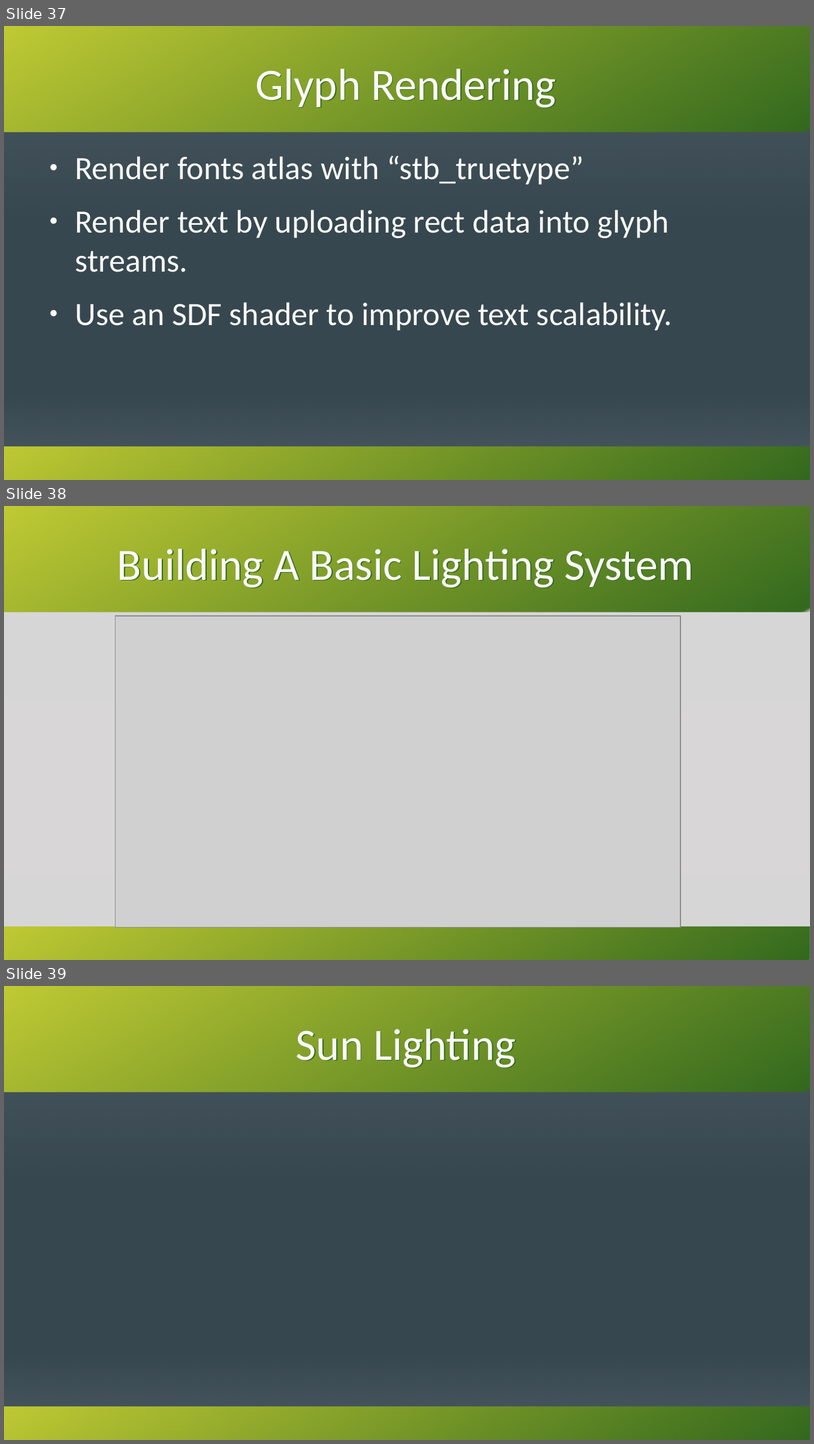
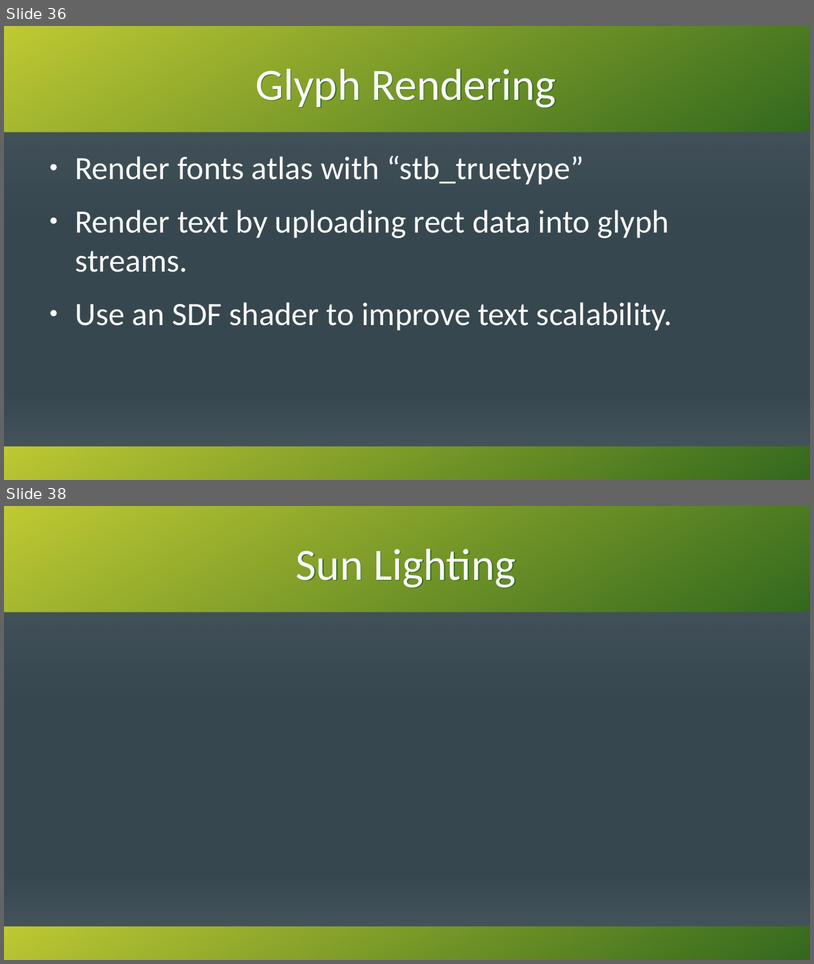
Before and after one commit to KenzieMac130/CitrusToolbox, a slide deck: docs/MovingToGpuDrivenRendering.odp. Shown one above the other, each under a label of ours: slides 37, 38 and 39 before the commit, slides 36 and 38 after it; the slides between them are not shown. The pictures are 814x1444 and 814x964 pixels, drawn with LibreOffice and Linux fonts; fonts in the diff are those of the drawing; grey boxes stand for pictures. Boxes give left, top, right and bottom in pixels: in the first picture for what was removed or moved away, otherwise in the second. Text is boxed around its words. In the diff, an @@ line names an element or a change of style, - is before the commit and + after.

```diff
--- a/docs/MovingToGpuDrivenRendering.odp
+++ b/docs/MovingToGpuDrivenRendering.odp
@@ slide 38 removed at (4, 506, 810, 960), background #D8D6D6; not listed: 4 template elements that a slide beside it also shows @@
@@ title removed at (117, 549, 694, 588) @@
-Building A Basic Lighting System
@@ picture removed at (115, 616, 681, 927) @@
@@ what was slide 37 is now slide 36 @@
@@ what was slide 39 is now slide 38 @@
```
Also in this commit, not shown: 7 slides changed, 2 slides added, 2 other slides removed, 30 other files.
